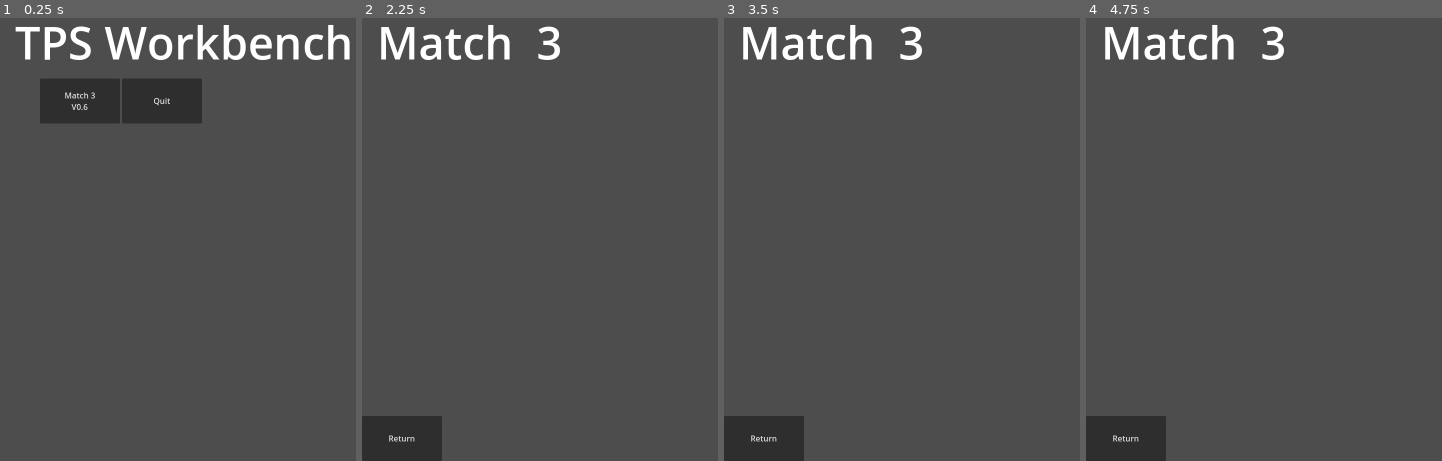
Above: before the commit, frames 1-4 (left to right).
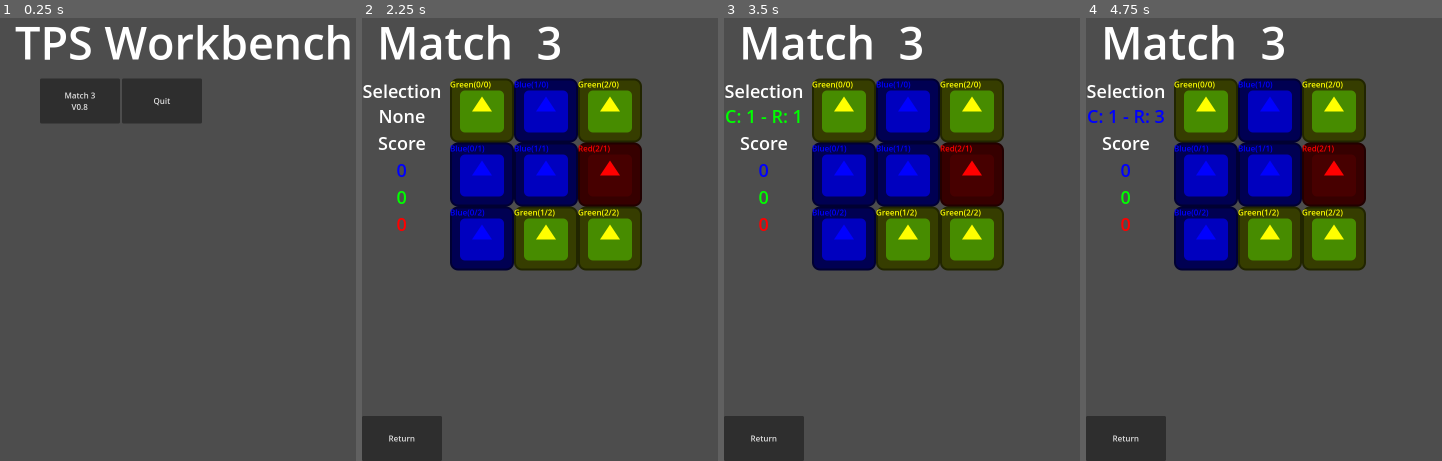
Above: after the commit, the same moments.

Repository: Thorpas/Godot-4-Cookbook
Game: Godot game, scene res://Start.tscn
Same seed, same stepped clock (60 frames per second), same inputs: the game is played once before the commit and once after it. The engine's default icon, where the game draws it, is replaced by a stand-in: a white triangle on a blue panel in a dark square.
Inputs (mouse positions are in pixels of both pictures, inside the frame that each line leads up to):
- Up to frame 1 (0.25 s): no input
- Up to frame 2 (2.25 s): click "Match 3 V0.6" (after the commit: "Match 3 V0.8") at 0.5 s; click "Return" at 1.25 s; click "Match 3 V0.6" (after the commit: "Match 3 V0.8") at 2 s
- Up to frame 3 (3.5 s): click (845, 111) at 2.75 s, where only the run after the commit has a clickable "Green(0/0)"
- Up to frame 4 (4.75 s): click (1207, 173) at 3.5 s, where only the run after the commit has a clickable "Blue(0/1)"; click (1207, 239) at 4.25 s, where only the run after the commit has a clickable "Blue(0/2)"

The runs differ from the first frame. In frame 1, less than 0.1% of the frame differs, in the area x 23-25%, y 19-21%; in frame 2, 24%; in frame 3, 24%; in frame 4, 24%, in the area x 0-79%, y 13-58%.
Error before the commit: Parse Error: Not all code paths return a value. (res://match3/grid/Match3Grid.gd:22)

Commit message:
Update Match 3 V0.8

Diff:
--- a/Start.tscn
+++ b/Start.tscn
@@ -25,7 +25,7 @@
 custom_minimum_size = Vector2(160, 90)
 layout_mode = 2
 text = "Match 3
-V0.6"
+V0.8"
 
 [node name="Quit" type="Button" parent="GridContainer"]
 custom_minimum_size = Vector2(160, 90)
--- a/match3/Match3Game.gd
+++ b/match3/Match3Game.gd
@@ -1,11 +1,41 @@
 extends Node2D
 class_name Match3Game
+
+# Variables
+var _scoreBlue:int = 0
+var _scoreGreen:int = 0
+var _scoreRed:int = 0
 
 # Functions
 
 ## Godot
 func _ready():
-	$Match3Grid.initialize_grid(5,5,[&"Blue",&"Gold",&"Red"])
-
+	$Match3Grid.initialize_grid(3,3,[&"Blue",&"Green",&"Red"])
+	_update_score(0 ,0 ,0)
 func _on_return_button_up():
 	get_tree().change_scene_to_packed(load("res://Start.tscn"))
+
+## Interface
+### Selection
+func _on_piece_selected(color, column, row):
+	var _text:String = "[center][font_size=36]Selection\n"
+	match color:
+		&"Blue":
+			_text += "[color=blue]C: " + str(column+1) + " - R: " + str(row+1) + "[/color]"
+		&"Green":
+			_text += "[color=green]C: " + str(column+1) + " - R: " + str(row+1) + "[/color]"
+		&"Red":
+			_text += "[color=red]C: " + str(column+1) + " - R: " + str(row+1) + "[/color]"
+		_:
+			_text += "None"
+	_text += "[/font_size][/center]"
+	$VBoxContainer/Selection.set_text(_text)
+
+### Score
+func _update_score(blue:int, green:int, red:int):
+	_scoreBlue += blue
+	_scoreGreen += green
+	_scoreRed += red
+	$VBoxContainer/Blue.set_text("[center][font_size=36][color=blue]" + str(_scoreBlue) + "[/color][/font_size][/center]")
+	$VBoxContainer/Green.set_text("[center][font_size=36][color=green]" + str(_scoreGreen) + "[/color][/font_size][/center]")
+	$VBoxContainer/Red.set_text("[center][font_size=36][color=red]" + str(_scoreRed) + "[/color][/font_size][/center]")
--- a/match3/Match3Game.tscn
+++ b/match3/Match3Game.tscn
@@ -15,8 +15,43 @@
 text = "[font_size=90]Match  3[/font_size]"
 fit_content = true
 
-[node name="Match3Grid" parent="." instance=ExtResource("2_yegow")]
-position = Vector2(176, 135)
+[node name="VBoxContainer" type="VBoxContainer" parent="."]
+custom_minimum_size = Vector2(160, 0)
+offset_top = 135.0
+offset_right = 160.0
+offset_bottom = 175.0
+
+[node name="Selection" type="RichTextLabel" parent="VBoxContainer"]
+layout_mode = 2
+bbcode_enabled = true
+text = "[center][font_size=36]Selection
+None[/font_size][/center]"
+fit_content = true
+
+[node name="Score" type="RichTextLabel" parent="VBoxContainer"]
+custom_minimum_size = Vector2(160, 0)
+layout_mode = 2
+bbcode_enabled = true
+text = "[center][font_size=36]Score"
+fit_content = true
+
+[node name="Blue" type="RichTextLabel" parent="VBoxContainer"]
+layout_mode = 2
+bbcode_enabled = true
+text = "[center][font_size=36][color=blue]Blue"
+fit_content = true
+
+[node name="Green" type="RichTextLabel" parent="VBoxContainer"]
+layout_mode = 2
+bbcode_enabled = true
+text = "[center][font_size=36][color=green]Green"
+fit_content = true
+
+[node name="Red" type="RichTextLabel" parent="VBoxContainer"]
+layout_mode = 2
+bbcode_enabled = true
+text = "[center][font_size=36][color=red]Red"
+fit_content = true
 
 [node name="Return" type="Button" parent="."]
 custom_minimum_size = Vector2(160, 90)
@@ -25,4 +60,9 @@
 offset_bottom = 900.0
 text = "Return"
 
+[node name="Match3Grid" parent="." instance=ExtResource("2_yegow")]
+position = Vector2(176, 135)
+
 [connection signal="button_up" from="Return" to="." method="_on_return_button_up"]
+[connection signal="piece_selected" from="Match3Grid" to="." method="_on_piece_selected"]
+[connection signal="score_gained" from="Match3Grid" to="." method="_update_score"]
--- a/match3/grid/Match3Grid.gd
+++ b/match3/grid/Match3Grid.gd
@@ -2,106 +2,199 @@
 class_name Match3Grid
 
 # Signals
+signal piece_selected(color, solumn, row)
+signal score_gained(blue, green, red)
+
+# Constants
+const MATCH_H_0P2 = [Vector2(0,0), Vector2(+1,0), Vector2(+2,0)]
+const MATCH_H_1P1 = [Vector2(-1,0), Vector2(0,0), Vector2(+1,0)]
+const MATCH_H_2P0 = [Vector2(-2,0), Vector2(-1,0), Vector2(0,0)]
+const MATCH_V_0P2 = [Vector2(0,0), Vector2(0,+1), Vector2(0,+2)]
+const MATCH_V_1P1 = [Vector2(0,-1), Vector2(0,0), Vector2(0,+1)]
+const MATCH_V_2P0 = [Vector2(0,-2), Vector2(0,-1), Vector2(0,0)]
+const MATCH_H_1P2 = [Vector2(-1,0), Vector2(0,0), Vector2(+1,0), Vector2(+2,0)]
+const MATCH_H_2P1 = [Vector2(-2,0), Vector2(-1,0), Vector2(0,0), Vector2(+1,0)]
+const MATCH_V_1P2 = [Vector2(0,-1), Vector2(0,0), Vector2(0,+1), Vector2(0,+2)]
+const MATCH_V_2P1 = [Vector2(0,-2), Vector2(0,-1), Vector2(0,0), Vector2(0,+1)]
+const MATCH_H_2P2 = [Vector2(-2,0), Vector2(-1,0), Vector2(0,0), Vector2(+1,0), Vector2(+2,0)]
+const MATCH_V_2P2 = [Vector2(0,-2), Vector2(0,-1), Vector2(0,0), Vector2(0,+1), Vector2(0,+2)]
 
 # Variables
 
 ## Match 3
 var _pieceSelected:Match3Piece = null
+var _matchQueue:Array = []
+
 ## Grid
 var _columns:int = 0
 var _rows:int = 0
 var _pieces:Array = []
 
 ## Pieces
+var _pieceColors = []
 var _pieceWidth:float = 128
 var _pieceHeight:float = 128
 
 # Functions
 
 ## Match
-func _check_matches(pieces:Array)->bool:
+func _check_matches(pieces:Array):
 	for _piece in pieces:
-		var _column:int = _local_to_grid(_piece.get_position()).x
-		var _row:int = _local_to_grid(_piece.get_position()).y
-		print("checking match at (" + str(_column) + "/" + str(_row) + ")")
-		if _check_coordinates_valid(_column, _row-1) and _piece.check_match(get_piece(_column, _row-1)):
-			if _check_coordinates_valid(_column, _row-2) and _piece.check_match(get_piece(_column, _row-2)):
-				if _check_coordinates_valid(_column, _row+1) and _piece.check_match(get_piece(_column, _row+1)):
-					if _check_coordinates_valid(_column, _row+2) and _piece.check_match(get_piece(_column, _row+2)):
-						print(_piece.get_color() + " Match 5 V-2+2 at (" + str(_column) + "/" + str(_row) + ")")
-					else:
-						print(_piece.get_color() + " Match 4 V-2+1 at (" + str(_column) + "/" + str(_row) + ")")
-				else:
-					print(_piece.get_color() + " Match 3 V-2 at (" + str(_column) + "/" + str(_row) + ")")
-			elif _check_coordinates_valid(_column, _row+1) and _piece.check_match(get_piece(_column, _row+1)):
-				if _check_coordinates_valid(_column, _row+2) and _piece.check_match(get_piece(_column, _row+2)):
-					print(_piece.get_color() + " Match 4 V-1+2 at (" + str(_column) + "/" + str(_row) + ")")
-				else:
-					print(_piece.get_color() + " Match 3 V-1+1 at (" + str(_column) + "/" + str(_row) + ")")
-		if _check_coordinates_valid(_column-1, _row) and _piece.check_match(get_piece(_column-1, _row)):
-			if _check_coordinates_valid(_column-2, _row) and _piece.check_match(get_piece(_column-2, _row)):
-				if _check_coordinates_valid(_column+1, _row) and _piece.check_match(get_piece(_column+1, _row)):
-					if _check_coordinates_valid(_column+2, _row) and _piece.check_match(get_piece(_column+2, _row)):
-						print(_piece.get_color() + " Match 5 H-2+2 at (" + str(_column) + "/" + str(_row) + ")")
-					else:
-						print(_piece.get_color() + " Match 4 H-2+1 at (" + str(_column) + "/" + str(_row) + ")")
-				else:
-					print(_piece.get_color() + " Match 3 H-2 at (" + str(_column) + "/" + str(_row) + ")")
-			elif _check_coordinates_valid(_column+1, _row) and _piece.check_match(get_piece(_column+1, _row)):
-				if _check_coordinates_valid(_column+2, _row) and _piece.check_match(get_piece(_column+2, _row)):
-					print(_piece.get_color() + " Match 4 H-1+2 at (" + str(_column) + "/" + str(_row) + ")")
-				else:
-					print(_piece.get_color() + " Match 3 H-1+1 at (" + str(_column) + "/" + str(_row) + ")")
+		var _coordinates:Vector2 = _local_to_grid(_piece.get_position())
+		var _column:int = _coordinates.x
+		var _row:int = _coordinates.y
+		print("Color: " + _piece.get_color() + "@" + str(_coordinates))
+		# Horizontal
+		if _check_coordinates_valid(_column-1, _row) and _piece.check_match(get_piece(_column-1, _row)):# -?P--
+			if _check_coordinates_valid(_column-2, _row) and _piece.check_match(get_piece(_column-2, _row)):# ?OP--
+				if _check_coordinates_valid(_column+1, _row) and _piece.check_match(get_piece(_column+1, _row)):# OOP?-
+					if _check_coordinates_valid(_column+1, _row) and _piece.check_match(get_piece(_column+1, _row)):# OOPO?
+						print(_piece.get_color() + " H 2P2")
+						_add_match_to_queue(_coordinates, MATCH_H_2P2)
+					else:# OOPOX
+						print(_piece.get_color() + " H 2P1")
+						_add_match_to_queue(_coordinates, MATCH_H_2P1)
+				else:# OOPX-
+					print(_piece.get_color() + " H 2P0")
+					_add_match_to_queue(_coordinates, MATCH_H_2P0)
+			elif _check_coordinates_valid(_column+1, _row) and _piece.check_match(get_piece(_column+1, _row)):# XOP?-
+				if _check_coordinates_valid(_column+2, _row) and _piece.check_match(get_piece(_column+2, _row)):# XOPO?
+					print(_piece.get_color() + " H 1P2")
+					_add_match_to_queue(_coordinates, MATCH_H_1P2)
+				else:# XOPOX
+					print(_piece.get_color() + " H 1P1")
+					_add_match_to_queue(_coordinates, MATCH_H_1P1)
+		elif _check_coordinates_valid(_column+1, _row) and _piece.check_match(get_piece(_column+1, _row)):# -XP?-
+			if _check_coordinates_valid(_column+2, _row) and _piece.check_match(get_piece(_column+2, _row)):# -XPO?
+				print(_piece.get_color() + " H 0P2")
+				_add_match_to_queue(_coordinates, MATCH_H_0P2)
+		# Vertical
+		if _check_coordinates_valid(_column, _row-1) and _piece.check_match(get_piece(_column, _row-1)):# -?P--
+			if _check_coordinates_valid(_column, _row-2) and _piece.check_match(get_piece(_column, _row-2)):# ?OP--
+				if _check_coordinates_valid(_column, _row+1) and _piece.check_match(get_piece(_column, _row+1)):# OOP?-
+					if _check_coordinates_valid(_column, _row+1) and _piece.check_match(get_piece(_column, _row+1)):# OOPO?
+						print(_piece.get_color() + " V 2P2")
+						_add_match_to_queue(_coordinates, MATCH_V_2P2)
+					else:# OOPOX
+						print(_piece.get_color() + " V 2P2")
+						_add_match_to_queue(_coordinates, MATCH_V_2P1)
+				else:# OOPX-
+					print(_piece.get_color() + " V 2P0")
+					_add_match_to_queue(_coordinates, MATCH_V_2P0)
+			elif _check_coordinates_valid(_column, _row+1) and _piece.check_match(get_piece(_column, _row+1)):# XOP?-
+				if _check_coordinates_valid(_column, _row+2) and _piece.check_match(get_piece(_column, _row+2)):# XOPO?
+					print(_piece.get_color() + " V 1P2")
+					_add_match_to_queue(_coordinates, MATCH_V_1P2)
+				else:# XOPOX
+					print(_piece.get_color() + " V 1P1")
+					_add_match_to_queue(_coordinates, MATCH_V_1P1)
+		elif _check_coordinates_valid(_column, _row+1) and _piece.check_match(get_piece(_column, _row+1)):# -XP?-
+			if _check_coordinates_valid(_column, _row+2) and _piece.check_match(get_piece(_column, _row+2)):# -XPO?
+				print(_piece.get_color() + " V 0P2")
+				_add_match_to_queue(_coordinates, MATCH_V_0P2)
 func _check_match_on_creation(column:int, row:int, piece:Match3Piece)->bool:
 	if row > 1 and get_piece(column, row-1).check_match(piece) and get_piece(column, row-2).check_match(piece):
 		return true
 	if column > 1 and get_piece(column-1, row).check_match(piece) and get_piece(column-2, row).check_match(piece):
 		return true
 	return false
+func check_move_valid(A:Match3Piece, B:Match3Piece):
+	if A.check_match(B):
+		return false
+	return true
+### Queue
+func _add_match_to_queue(origin:Vector2, coordinates:Array):
+	var _match:Array = []
+	for _coordinates in coordinates:
+		_match.append(origin + _coordinates)
+	print(_match)
+	_matchQueue.append(_match)
+func _resolve_matches():
+	var _piecesMatched:Array = []
+	var _blue:int = 0
+	var _green:int = 0
+	var _red:int = 0
+	for _match in _matchQueue:
+		var _color = get_piece(_match[0].x, _match[0].y).get_color()
+		for _coordinates in _match:
+			var _piece = get_piece(_coordinates.x, _coordinates.y)
+			if not _piece in _piecesMatched:
+				_piecesMatched.append(_piece)
+		match _color:
+			&"Blue":
+				_blue += _match.size()
+			&"Green":
+				_green += _match.size()
+			&"Red":
+				_red += _match.size()
+	_matchQueue = []
+	for _piece in _piecesMatched:
+		_piece.on_match()
+	emit_signal(&"score_gained", _blue, _green, _red)
+
 ## Grid
-func initialize_grid(columns:int, rows:int, pieces:Array):
+func initialize_grid(columns:int, rows:int, colors:Array):
 	_columns = columns
 	_rows = rows
 	_pieces = []
+	_pieceColors = colors
 	for _c in _columns:
 		_pieces.append([])
 		for _r in _rows:
-			var _p = _create_piece(pieces.pick_random())
+			var _p = _create_piece(_pieceColors.pick_random())
 			while _check_match_on_creation(_c, _r, _p):
-				_p = _create_piece(pieces.pick_random())
+				_p = _create_piece(_pieceColors.pick_random())
 			_pieces[_c].append(_p)
+			_p.set_coordinates(_c, _r)
 			_p.connect_piece_selected(self)
 			$Pieces.add_child(_p)
 			_p.set_position(_grid_to_local(_c, _r))
 func _check_coordinates_valid(column:int, row:int)->bool:
 	return column >= 0 and column < _columns and row >= 0 and row < _rows
+
 ## Pieces
 func check_piece_selected()->bool:
 	return _pieceSelected != null
-func check_move_valid(A:Match3Piece, B:Match3Piece):
-	return true
 func get_piece(column:int, row:int):
+	print("(" + str(column) + ", " + str(row) + ")")
 	return _pieces[column][row]
-func select_piece(piece:Match3Piece):
+func _select_piece(piece:Match3Piece):
 	_pieceSelected = piece
+	if _pieceSelected != null:
+		emit_signal("piece_selected", piece.get_color(), _local_to_grid(piece.get_position()).x, _local_to_grid(piece.get_position()).y)
+	else:
+		emit_signal("piece_selected", &"None", -1, -1)
 func on_piece_selected(piece:Match3Piece):
-	if check_piece_selected() and check_move_valid(_pieceSelected, piece):
-		_swap_pieces(_pieceSelected, piece)
+	if _pieceSelected == piece:
+		_select_piece(null)
+	elif check_piece_selected() and check_move_valid(_pieceSelected, piece):
+		await _swap_pieces(_pieceSelected, piece)
 		_check_matches([_pieceSelected, piece])
-		select_piece(null)
+		if _matchQueue.size() > 0:
+			_resolve_matches()
+		else:
+			_swap_pieces(piece, _pieceSelected)
+		_select_piece(null)
 	else:
-		select_piece(piece)
+		_select_piece(piece)
 func _create_piece(color:StringName)->Match3Piece:
 	var _piece = load("res://match3/piece/Match3Piece.tscn").instantiate()
 	_piece.initialize_piece(color)
 	return _piece
 func _swap_pieces(A:Match3Piece, B:Match3Piece):
-	var _aPosition = _local_to_grid(A.get_position())
-	var _bPosition = _local_to_grid(B.get_position())
-	_pieces[_aPosition.x][_aPosition.y] = A
-	_pieces[_bPosition.x][_bPosition.y] = B
-	A.set_position(_grid_to_local(_bPosition.x, _bPosition.y))
-	B.set_position(_grid_to_local(_aPosition.x, _aPosition.y))
+	var _aCoordinates = _local_to_grid(A.get_position())
+	var _bCoordinates = _local_to_grid(B.get_position())
+#	var _tween = get_tree().create_tween()
+#	_tween.set_parallel(true)
+#	_tween.tween_property(A, "position", _grid_to_local(_bCoordinates.x, _bCoordinates.y), 1)
+#	_tween.tween_property(B, "position", _grid_to_local(_aCoordinates.x, _aCoordinates.y), 1)
+#	await _tween
+	_pieces[_aCoordinates.x][_aCoordinates.y] = B
+	B.set_coordinates(_aCoordinates.x,_aCoordinates.y)
+	_pieces[_bCoordinates.x][_bCoordinates.y] = A
+	A.set_coordinates(_bCoordinates.x,_bCoordinates.y)
+	A.set_position(_grid_to_local(_bCoordinates.x, _bCoordinates.y))
+	B.set_position(_grid_to_local(_aCoordinates.x, _aCoordinates.y))
 ### Position
 func _grid_to_local(column:int, row:int)->Vector2:
 	return Vector2(column * _pieceWidth, row * _pieceHeight)
--- a/match3/piece/Match3Piece.gd
+++ b/match3/piece/Match3Piece.gd
@@ -5,8 +5,13 @@
 
 ## Signals
 signal piece_selected(piece)
+signal piece_matched(piece)
+
 # Variables
+#@export_category("Piece")
 var _color:StringName = &"Color"
+var _column:int
+var _row:int
 
 # Functions
 
@@ -21,15 +26,30 @@
 	match _color:
 		&"Blue":
 			set_modulate(Color.BLUE)
-		&"Gold":
+		&"Green":
 			set_modulate(Color.YELLOW)
 		&"Red":
 			set_modulate(Color.RED)
+	_update_label()
+func on_match():
+	pass
 ### Color
 func get_color()->StringName:
 	return _color
 func check_match(other:Match3Piece)->bool:
-	return _color == other.get_color()
+	if _color == other.get_color():
+		print(_color + " == " + other.get_color())
+		return true
+	return false
+### Coordinates
+func set_coordinates(column:int, row:int):
+	_column = column
+	_row = row
+	_update_label()
+
+## Label
+func _update_label():
+	$Label.set_text(_color + "(" + str(_column) + "/" + str(_row) + ")")
 
 ## Button
 func _on_button_down():
--- a/match3/piece/Match3Piece.tscn
+++ b/match3/piece/Match3Piece.tscn
@@ -8,4 +8,9 @@
 texture_normal = ExtResource("1_isi3o")
 script = ExtResource("1_ep50m")
 
+[node name="Label" type="Label" parent="."]
+layout_mode = 0
+offset_right = 40.0
+offset_bottom = 23.0
+
 [connection signal="button_down" from="." to="." method="_on_button_down"]
